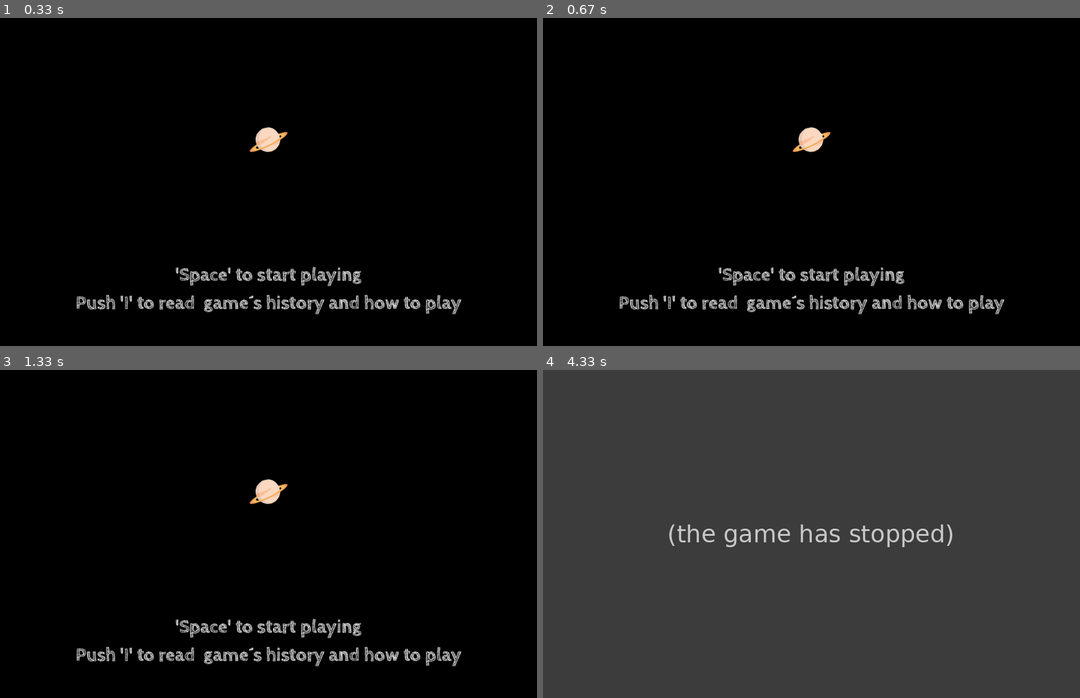
Above: before the commit, frames 1-4 (two rows, left to right).
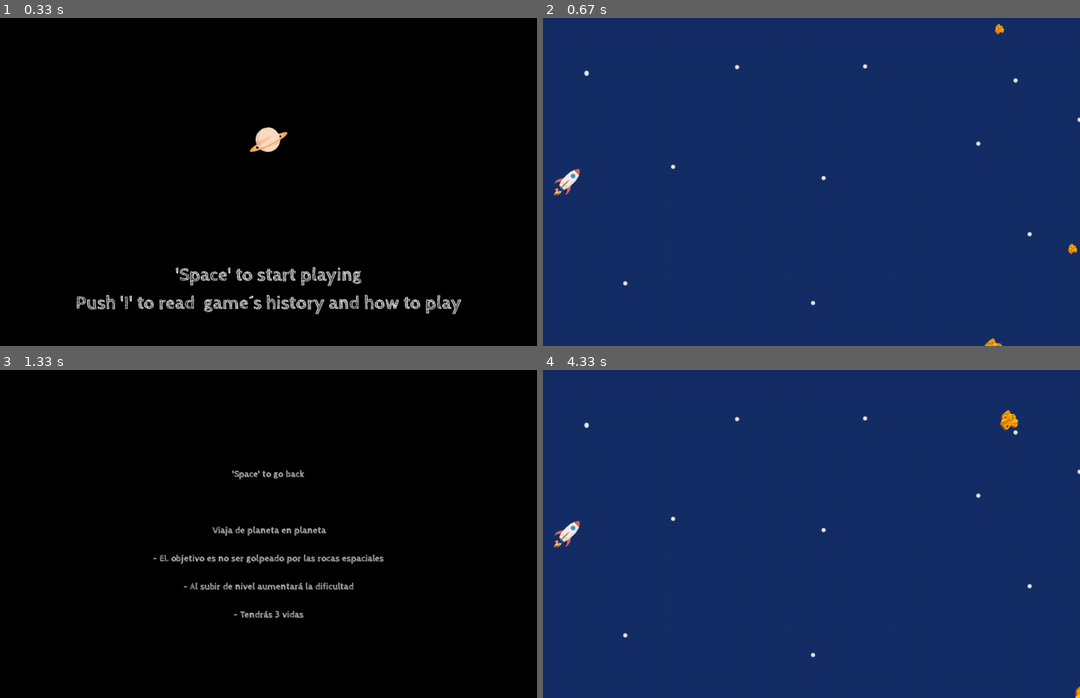
Above: after the commit, the same moments.

Repository: MarkelJM/FinalPygameSpace
Game: pygame game, started from main.py
Same seed, same stepped clock (60 frames per second), same inputs: the game is played once before the commit and once after it.
Inputs:
- Up to frame 1 (0.33 s): no input
- Up to frame 2 (0.67 s): tap B at 0.33 s
- Up to frame 3 (1.33 s): hold E 0.67-1.13 s; hold Right 0.67-1.13 s; tap A at 1.17 s
- Up to frame 4 (4.33 s): hold D 1.5-1.97 s; tap E at 1.65 s; tap Space at 2 s; tap A at 2.33, 3 s; tap C at 2.67, 3.83 s; hold A 3.33-3.8 s; tap B at 4.17 s

Frame 1 is identical in both runs. In frame 2, 100% of the frame differs, in the area x 0-100%, y 0-100%; in frame 3, 4.0%; in frame 4, 100%.
Error before the commit: AttributeError: 'Information' object has no attribute 'main' (scenes.py line 101); the game stopped at 2.33 s (later frames are placeholders)

Commit message:
feat: change done/feat: plane-crash need implement

Diff:
--- a/main.py
+++ b/main.py
@@ -5,4 +5,5 @@
 
 if __name__ == "__main__":
     game = MainGame()
-    game.start()
+    #game.start()
+    game.play()
--- a/thequest/game.py
+++ b/thequest/game.py
@@ -36,18 +36,30 @@
 
 
     def play(self ):
+        """
+        desesperada...crear un metodo especifico para cada escenario posible
+        que devuelva true y no pida nada
+        """
+
+        current_scene = Home(self.display)
+
+        change = False
+
+        while not change:
+            current_scene.play()
+            if current_scene.change_Home_Information() == True:
+                current_scene = Information(self.display)
+            elif current_scene.change_Home_Game() == True:
+                current_scene = Game(self.display)
+            elif current_scene.change_Information_Home() == True:
+                current_scene = Home(self.display)
+            elif current_scene.change_Information_Game() == True:
+                current_scene = Game(self.display)
+            elif current_scene.change_Game_Home() == True:
+                current_scene = Home(self.display)
 
 
-        """
-        current_scene = Home(self.display)
-        current_scene.play()
-        desesperada...crear un metodo especifico para cada escenario posible
-        que devuelva true y no pida nada
 
-        if current_scene.change_scene():
-
-            changed_scene = 1
-        """
 
 
 
--- a/thequest/scenes.py
+++ b/thequest/scenes.py
@@ -38,6 +38,10 @@
         while not exit:
             for event in pg.event.get():
                 if event.type == pg.KEYDOWN and event.key == pg.K_SPACE:
+                    exit = True
+                if event.type == pg.KEYDOWN and event.key == pg.K_a:
+                    exit = True
+                if event.type == pg.KEYDOWN and event.key == pg.K_b:
                     exit = True
 
                     # go to information scene
@@ -67,6 +71,23 @@
 
         self.screen.blit(text, (pos_x, sum_pos_y))
 
+    def change_Home_Information(self):
+        key = pg.key.get_pressed()
+        if key[pg.K_a]:
+            return True
+    def change_Home_Game(self):
+        key = pg.key.get_pressed()
+        if key[pg.K_b]:
+            return True
+
+    def change_Information_Home(self):
+        return False
+    def change_Information_Game(self):
+        return False
+
+    def change_Game_Home(self):
+        return False
+
 
 class Information(Scenes):
     def __init__(self, screen: pg.Surface):
@@ -92,13 +113,13 @@
 
         while not exit:
             for event in pg.event.get():
-                if event.type == pg.KEYDOWN and event.key == pg.K_SPACE:
-
-                    exit = True
-                if event.type == pg.KEYDOWN and event.key == pg.K_a:
-                    self.change_scene(Information)
-
-                    Home(self.main.display)
+                if event.type == pg.KEYDOWN and event.key == pg.K_c:
+
+                    exit = True
+                if event.type == pg.KEYDOWN and event.key == pg.K_d:
+                    exit = True
+
+
 
                 if event.type == pg.QUIT:
                     pg.quit()
@@ -118,8 +139,7 @@
 
             pg.display.flip()
 
-    def change_scene(self, scene):
-        return scene
+
 
     def write_text(self):
         # creating
@@ -141,6 +161,20 @@
 
         self.screen.blit(text, (pos_x, sum_pos_y))
 
+    def change_Information_Home(self):
+        key = pg.key.get_pressed()
+        if key[pg.K_c]:
+            return True
+    def change_Information_Game(self):
+        key = pg.key.get_pressed()
+        if key[pg.K_d]:
+            return True
+    def change_Home_Information(self):
+        return False
+    def change_Home_Game(self):
+        return False
+    def change_Game_Home(self):
+        return False
 
 class Game(Scenes):
     def __init__(self, screen: pg.Surface):
@@ -158,7 +192,7 @@
         while not exit:
             contador += 1
             for event in pg.event.get():
-                if event.type == pg.KEYDOWN and event.key == pg.K_SPACE:
+                if event.type == pg.KEYDOWN and event.key == pg.K_e:
                     exit = True
 
                 if event.type == pg.QUIT:
@@ -216,3 +250,18 @@
         pos_y = randint(0, HEIGHT)
         self.rock_object = Rock(pos_x, pos_y)
         self.rocks.add(self.rock_object)
+
+    def change_Home_Information(self):
+        return False
+    def change_Home_Game(self):
+        return False
+
+    def change_Information_Home(self):
+        return False
+    def change_Information_Game(self):
+        return False
+
+    def change_Game_Home(self):
+        key = pg.key.get_pressed()
+        if key[pg.K_e]:
+            return True
